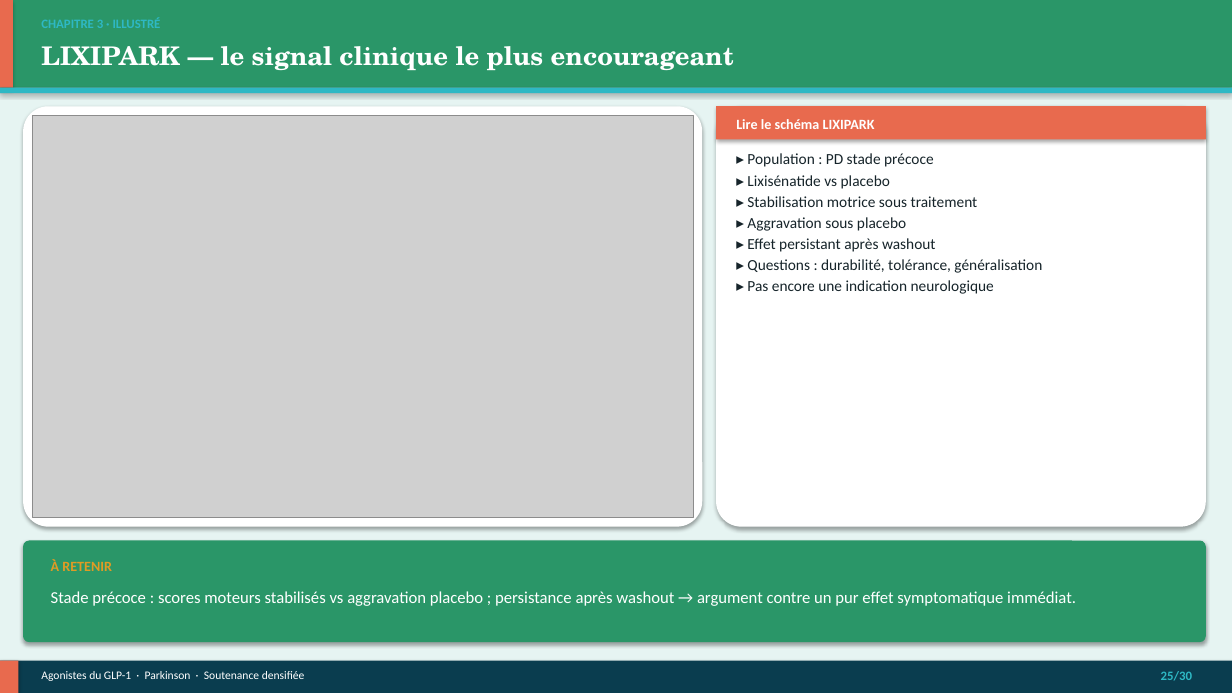
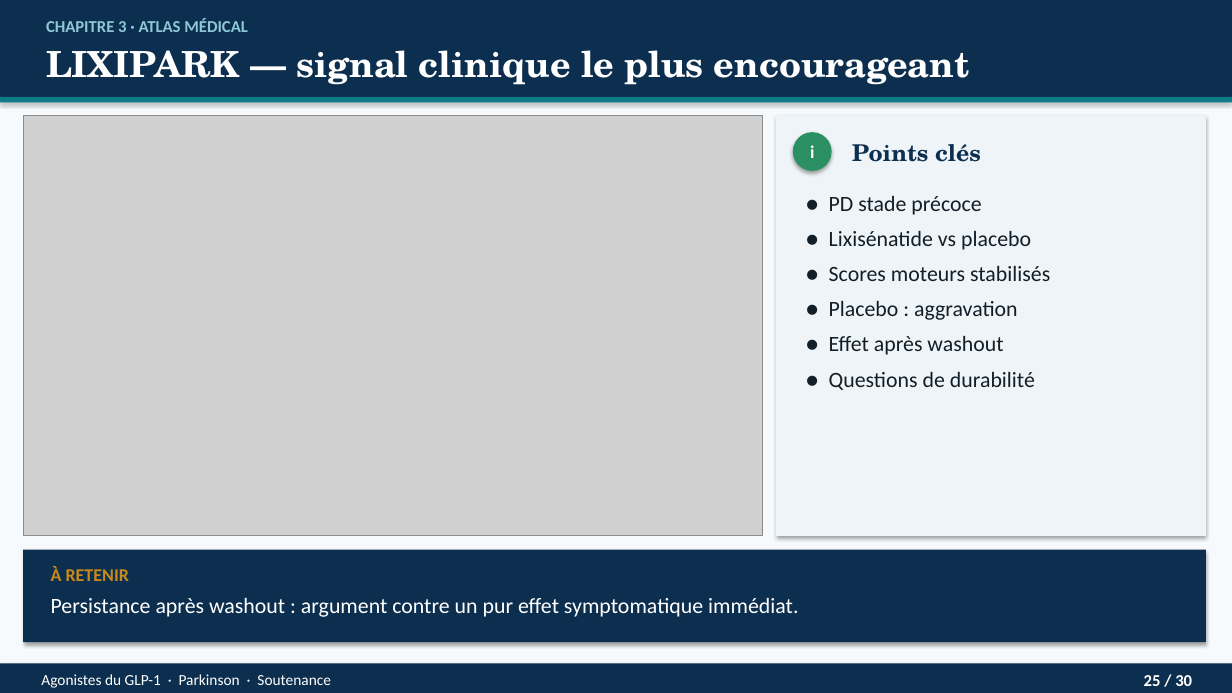
Before and after one commit to Mashtal-Platform/mashtal-platform, a slide deck: slide 25 of docs/presentation/Soutenance_GLP1_Parkinson.pptx. Drawn at 1232x693 pixels with LibreOffice and Linux fonts; fonts in the diff are those of the drawing; grey boxes stand for pictures. Boxes give left, top, right and bottom in pixels: in the first picture for what was removed or moved away, otherwise in the second. Text is boxed around its words. In the diff, an @@ line names an element or a change of style, - is before the commit and + after.

```diff
--- a/docs/presentation/Soutenance_GLP1_Parkinson.pptx
+++ b/docs/presentation/Soutenance_GLP1_Parkinson.pptx
@@ rectangle at [0, 0, 1232, 693]: fill #E6F4F2 to #F7FAFC @@
@@ rectangle: place and size @@
-rectangle at [0, 0, 1232, 88]
+rectangle at [0, 0, 1232, 97]
@@ rectangle at [0, 0, 1232, 97]: fill #2A9668 to #0D2F4F @@
@@ rectangle removed at [0, 0, 13, 88] @@
@@ text added at [46, 18, 248, 32], 13 pt, text #8EC8D4, bold @@
+CHAPITRE 3 · ATLAS MÉDICAL
@@ text at [46, 50, 970, 85]: text changed; size 20 to 28 pt @@
-LIXIPARK — le signal clinique le plus encourageant
+LIXIPARK — signal clinique le plus encourageant
@@ rectangle: place and size @@
-rectangle at [0, 88, 1232, 93]
+rectangle at [0, 97, 1232, 103]
@@ rectangle at [0, 97, 1232, 103]: fill #2EB8C4 to #0E7C86 @@
@@ picture: place and size @@
-picture at [32, 116, 693, 518]
+picture at [23, 116, 762, 536]
@@ rounded rectangle removed at [23, 106, 702, 527] @@
@@ rounded rectangle removed at [716, 106, 1206, 527] @@
@@ rectangle removed at [716, 106, 1206, 140] @@
@@ text removed at [736, 119, 875, 129] @@
-Lire le schéma LIXIPARK
@@ rectangle added at [776, 116, 1206, 536], fill #EEF4F8 @@
@@ ellipse added at [793, 132, 832, 171], fill #2A8F62 @@
@@ text added at [810, 145, 814, 158], 14 pt, text #FFFFFF, bold @@
+i
@@ text added at [852, 144, 981, 162], 18 pt, text #0D2F4F, bold @@
+Points clés
@@ text at [829, 196, 1050, 390]: text changed; size 12 to 17 pt; text colour #16242A to #121E28 @@
-▸ Population : PD stade précoce
-▸ Lixisénatide vs placebo
-▸ Stabilisation motrice sous traitement
-▸ Aggravation sous placebo
-▸ Effet persistant après washout
-▸ Questions : durabilité, tolérance, généralisation
-▸ Pas encore une indication neurologique
+● PD stade précoce
+● Lixisénatide vs placebo
+● Scores moteurs stabilisés
+● Placebo : aggravation
+● Effet après washout
+● Questions de durabilité
@@ rounded rectangle removed at [23, 541, 1206, 642] @@
@@ rectangle added at [23, 550, 1206, 642], fill #0D2F4F @@
@@ text "À RETENIR" at [51, 566, 129, 581]: size 11 to 14 pt, text colour #E09B24 to #C98A1A @@
@@ text at [51, 598, 798, 617]: text changed; size 13 to 17 pt @@
-Stade précoce : scores moteurs stabilisés vs aggravation placebo ; persistance après washout → argument contre un pur effet symptomatique immédiat.
+Persistance après washout : argument contre un pur effet symptomatique immédiat.
@@ rectangle at [0, 664, 1232, 693]: fill #0A3D4F to #0D2F4F @@
@@ rectangle removed at [0, 661, 18, 693] @@
@@ text at [41, 674, 331, 688]: text changed; size 9 to 12 pt @@
-Agonistes du GLP-1 · Parkinson · Soutenance densifiée
+Agonistes du GLP-1 · Parkinson · Soutenance
@@ text at [1144, 675, 1192, 686]: text changed; size 10 to 13 pt; text colour #2EB8C4 to #FFFFFF @@
-25/30
+25 / 30
```
Also in this commit, not shown: 29 other slides changed, 9 other files.
